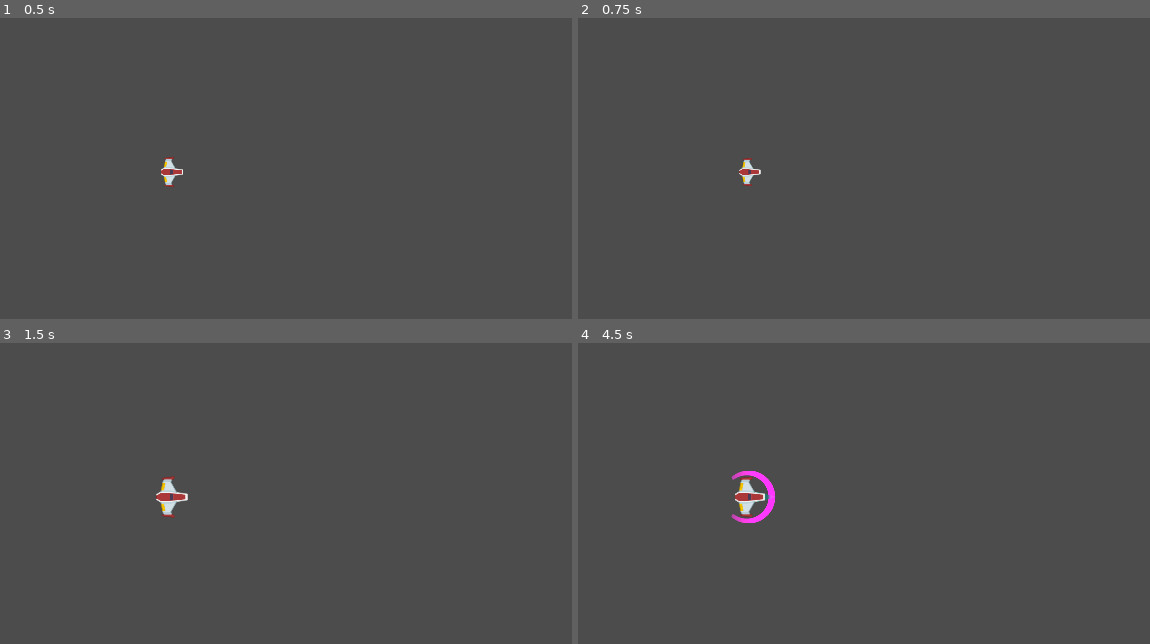
Above: before the commit, frames 1-4 (two rows, left to right).
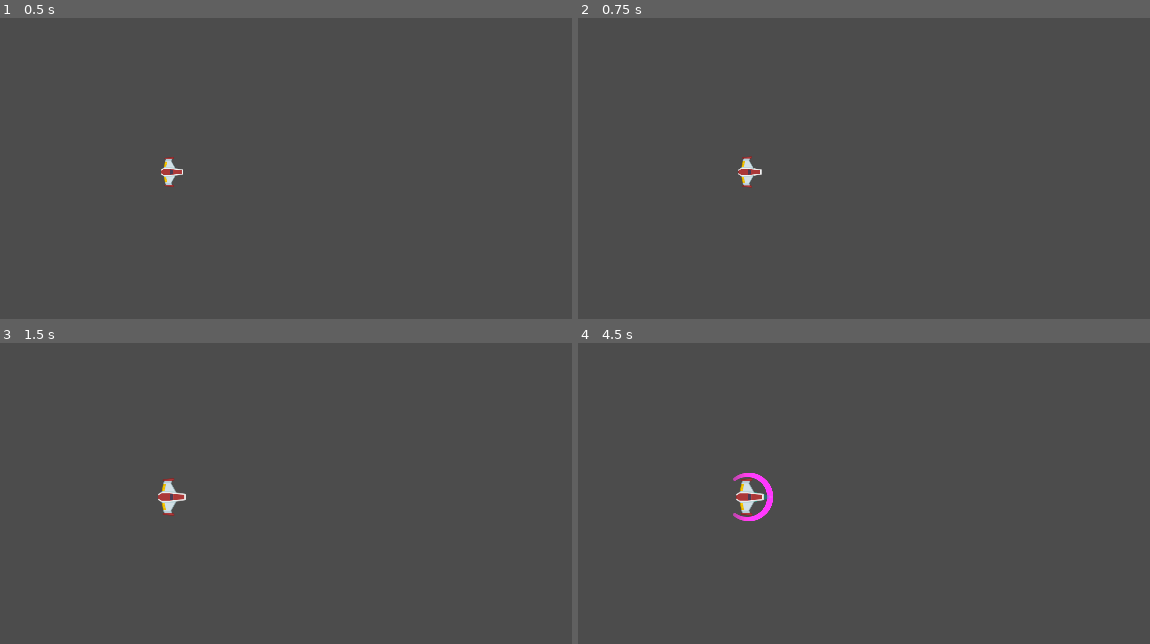
Above: after the commit, the same moments.

Repository: soyMoka/Meteoritos
Game: Godot game, scene res://Juego/Naves/Player.tscn
Two runs of this game, one before a commit and one after it. Both use one fixed random seed, a clock stepped at 60 frames per second and the inputs below. This scene is started directly instead of the project's main scene.
Inputs (mouse positions are in pixels of both pictures, inside the frame that each line leads up to):
- Up to frame 1 (0.5 s): no input
- Up to frame 2 (0.75 s): tap Enter at 0.5 s; move the mouse to (926, 150) at 0.52 s; hold Up (mover_adelante) from 0.53 s (still down); hold Mouse wheel up (Zoom_in) from 0.53 s (still down)
- Up to frame 3 (1.5 s): tap Mouse wheel down (Zoom_out) at 0.8, 1.35 s; move the mouse to (11, 520) at 1.27 s; release Up (mover_adelante) at 1.28 s; release Mouse wheel up (Zoom_in) at 1.28 s; hold Down (mover_atras) from 1.28 s (still down)
- Up to frame 4 (4.5 s): tap Q (recargar_laser, bound only after the commit) at 1.55, 3.8 s; move the mouse to (829, 397) at 2.02 s; release Down (mover_atras) at 2.03 s; hold Q (recargar_laser, bound only after the commit) 2.03-2.78 s; hold Up (mover_adelante) 2.03-3.53 s; tap Mouse wheel up (Zoom_in) at 2.3, 2.85 s; move the mouse to (709, 586) at 2.77 s; tap Mouse wheel down (Zoom_out) at 3.05 s; move the mouse to (989, 565) at 3.52 s; hold Mouse wheel down (Zoom_out) 3.53-4.28 s; hold Down (mover_atras) from 3.53 s (still down); tap Middle mouse button (escudo) at 4.15 s; move the mouse to (outside the picture) at 4.27 s; tap C (disparo_principal) at 4.35 s

Frame 1 is identical in both runs. In frame 2, 0.1% of the frame differs, in the area x 27-33%, y 45-57%; in frame 3, 0.2%; in frame 4, 0.4%, in the area x 26-35%, y 42-60%.

Commit message:
pequeño pulido, empieza la semana 4... al menos para mi

Diff:
--- a/Juego/Autoloads/Eventos.gd
+++ b/Juego/Autoloads/Eventos.gd
@@ -1,7 +1,7 @@
 extends Node
 
 signal disparo(proyectil)
-signal nave_destruida(position, explosiones)
+signal nave_destruida(naveposition, explosiones)
 signal spawn_meteorito(posicion, direccion, tamanio)
 signal meteorito_destruido(posicion)
 signal nave_en_sector_peligro(centro_camara, tipo_peligro, num_peligros)
--- /dev/null
+++ b/Juego/Estacion/EstacionRecarga.gd
@@ -0,0 +1,73 @@
+class_name EstacionRecarga
+extends Node2D
+
+
+## Atributos Export
+export var energia:float = 6.0
+export var radio_energia_entregada:float = 0.05
+
+
+##Atributos
+var nave_player:Player = null
+var player_en_zona:bool = false
+
+
+## Atributos Onready
+onready var carga_sfx:AudioStreamPlayer2D = $CargaSFX
+
+
+## Metodos
+func _unhandled_input(event: InputEvent) -> void:
+	if not puede_recargar(event):
+		return
+
+	controlar_energia()
+
+	if event.is_action("recargar_escudo")and player_en_zona:
+		nave_player.get_escudo().controlar_energia(radio_energia_entregada)
+	elif event.is_action("recargar_laser")and player_en_zona:
+		nave_player.get_laser().controlar_energia(radio_energia_entregada)
+
+## Metodos Custom
+func  puede_recargar(event:InputEvent) -> bool:
+	var hay_input = event.is_action('recargar_escudo') or event.is_action('recargar_laser')
+	if hay_input and player_en_zona and energia > 0.0:
+		if !carga_sfx.playing:
+			carga_sfx.play()
+		return true
+	elif (event.is_action_pressed('recargar_escudo')or event.is_action_pressed('recargar_laser') ) and player_en_zona and energia <= 0.0:
+			$VaciosSFX.play()
+	return false
+
+
+
+
+func controlar_energia() -> void:
+	energia -= radio_energia_entregada
+	if energia <= 0.0:
+		carga_sfx.stop()
+		$VaciosSFX.play()
+
+	# Solo Debug
+	print('Energia Estacion: ', energia)
+
+
+
+## Seniales internas
+
+func _on_AreaColision_body_entered(body: Node) -> void:
+	if body.has_method('destruir'):
+		body.destruir()
+
+func _on_AreaRecarga_body_entered(body: Node) -> void:
+	if body is Player:
+		nave_player = body
+		player_en_zona = true
+
+	body.set_gravity_scale(0.1)
+
+func _on_AreaRecarga_body_exited(body: Node) -> void:
+	player_en_zona = false
+	body.set_gravity_scale(0.0)
+	if carga_sfx.playing:
+		carga_sfx.stop()
--- /dev/null
+++ b/Juego/Estacion/EstacionRecarga.tscn
@@ -0,0 +1,130 @@
+[gd_scene load_steps=11 format=2]
+
+[ext_resource path="res://Juego/Estacion/EstacionRecarga.png" type="Texture" id=1]
+[ext_resource path="res://TemporalAssets/uipack-space/PNG/dotWhite.png" type="Texture" id=2]
+[ext_resource path="res://Juego/Estacion/EstacionRecarga.gd" type="Script" id=3]
+[ext_resource path="res://Juego/Estacion/VaciosSFX.ogg" type="AudioStream" id=4]
+[ext_resource path="res://Juego/Estacion/CargaSFX.ogg" type="AudioStream" id=5]
+
+[sub_resource type="CapsuleShape2D" id=1]
+radius = 70.0
+height = 150.0
+
+[sub_resource type="CircleShape2D" id=2]
+radius = 479.025
+
+[sub_resource type="Animation" id=5]
+length = 0.001
+tracks/0/type = "value"
+tracks/0/path = NodePath("AreaColision:rotation_degrees")
+tracks/0/interp = 1
+tracks/0/loop_wrap = true
+tracks/0/imported = false
+tracks/0/enabled = true
+tracks/0/keys = {
+"times": PoolRealArray( 0 ),
+"transitions": PoolRealArray( 1 ),
+"update": 0,
+"values": [ 360.0 ]
+}
+
+[sub_resource type="Animation" id=3]
+resource_name = "activado"
+length = 10.0
+tracks/0/type = "value"
+tracks/0/path = NodePath("AreaColision:rotation_degrees")
+tracks/0/interp = 1
+tracks/0/loop_wrap = true
+tracks/0/imported = false
+tracks/0/enabled = true
+tracks/0/keys = {
+"times": PoolRealArray( 0, 10 ),
+"transitions": PoolRealArray( 1, 1 ),
+"update": 0,
+"values": [ 0.0, 360.0 ]
+}
+tracks/1/type = "value"
+tracks/1/path = NodePath("AreaRecarga:scale")
+tracks/1/interp = 1
+tracks/1/loop_wrap = true
+tracks/1/imported = false
+tracks/1/enabled = true
+tracks/1/keys = {
+"times": PoolRealArray( 0, 0.6, 1, 1.5, 3.2, 4.2, 4.6, 5.1, 6.3, 7.1, 7.5, 8, 9.4 ),
+"transitions": PoolRealArray( 1, 1, 1, 1, 1, 1, 1, 1, 1, 1, 1, 1, 1 ),
+"update": 0,
+"values": [ Vector2( 1, 1 ), Vector2( 0.92, 0.92 ), Vector2( 0.9, 0.9 ), Vector2( 0.92, 0.92 ), Vector2( 1, 1 ), Vector2( 0.92, 0.92 ), Vector2( 0.9, 0.9 ), Vector2( 0.92, 0.92 ), Vector2( 1, 1 ), Vector2( 0.92, 0.92 ), Vector2( 0.9, 0.9 ), Vector2( 0.92, 0.92 ), Vector2( 1, 1 ) ]
+}
+
+[sub_resource type="Animation" id=4]
+resource_name = "default"
+length = 0.001
+step = 1.0
+tracks/0/type = "value"
+tracks/0/path = NodePath("AreaColision:rotation_degrees")
+tracks/0/interp = 1
+tracks/0/loop_wrap = true
+tracks/0/imported = false
+tracks/0/enabled = true
+tracks/0/keys = {
+"times": PoolRealArray( 0 ),
+"transitions": PoolRealArray( 1 ),
+"update": 0,
+"values": [ 0.0 ]
+}
+tracks/1/type = "value"
+tracks/1/path = NodePath("AreaRecarga:scale")
+tracks/1/interp = 1
+tracks/1/loop_wrap = true
+tracks/1/imported = false
+tracks/1/enabled = true
+tracks/1/keys = {
+"times": PoolRealArray( 0 ),
+"transitions": PoolRealArray( 1 ),
+"update": 0,
+"values": [ Vector2( 1, 1 ) ]
+}
+
+[node name="EstacionRecarga" type="Node2D"]
+script = ExtResource( 3 )
+
+[node name="AreaColision" type="Area2D" parent="."]
+rotation = 6.28319
+collision_layer = 0
+
+[node name="CollisionShape2D" type="CollisionShape2D" parent="AreaColision"]
+shape = SubResource( 1 )
+
+[node name="SpriteEstacio" type="Sprite" parent="AreaColision"]
+texture = ExtResource( 1 )
+
+[node name="AreaRecarga" type="Area2D" parent="."]
+collision_layer = 0
+space_override = 1
+gravity_point = true
+gravity = 1000.0
+
+[node name="CollisionShape2D" type="CollisionShape2D" parent="AreaRecarga"]
+shape = SubResource( 2 )
+
+[node name="SpriteZonaRecarga" type="Sprite" parent="AreaRecarga"]
+modulate = Color( 0.0313726, 0.639216, 0.705882, 0.129412 )
+scale = Vector2( 45.1667, 45.1667 )
+z_index = -1
+texture = ExtResource( 2 )
+
+[node name="AnimationPlayer" type="AnimationPlayer" parent="."]
+autoplay = "activado"
+anims/RESET = SubResource( 5 )
+anims/activado = SubResource( 3 )
+anims/default = SubResource( 4 )
+
+[node name="CargaSFX" type="AudioStreamPlayer2D" parent="."]
+stream = ExtResource( 5 )
+
+[node name="VaciosSFX" type="AudioStreamPlayer2D" parent="."]
+stream = ExtResource( 4 )
+
+[connection signal="body_entered" from="AreaColision" to="." method="_on_AreaColision_body_entered"]
+[connection signal="body_entered" from="AreaRecarga" to="." method="_on_AreaRecarga_body_entered"]
+[connection signal="body_exited" from="AreaRecarga" to="." method="_on_AreaRecarga_body_exited"]
--- a/Juego/Naves/Camera2D.gd
+++ b/Juego/Naves/Camera2D.gd
@@ -18,4 +18,4 @@
 func controlar_zoom(mod_zoom:float)->void:
 	var zoom_x =clamp(zoom.x + mod_zoom, zoom_min, zoom_max)
 	var zoom_y =clamp(zoom.y + mod_zoom, zoom_min, zoom_max)
-	zoom_suavizado(zoom_x, zoom_y, 015)
+	zoom_suavizado(zoom_x, zoom_y, 0.15)
--- a/Juego/Naves/Escudo.gd
+++ b/Juego/Naves/Escudo.gd
@@ -4,10 +4,10 @@
 
 
 ## Variavles
-var esta_activado:bool = false
-
+var esta_activado:bool = false setget ,get_esta_activado
+var energia_original = energia
 ## Variables Export
-export var energia:float= 500.0
+export var energia:float= 10.0
 export var radio_desgaste = -1.6
 
 
@@ -18,17 +18,24 @@
 
 ## Metodos
 func _ready() -> void:
+	energia_original = energia
 	set_process(false)
 	controlar_colisionador(true)
 
 
 func _process(delta: float) -> void:
-	energia += radio_desgaste + delta
+	controlar_energia(radio_desgaste * delta)
 
-	if energia<=0.0:
+
+## Metodos Custom
+func controlar_energia(consumo:float)->void:
+	energia += consumo
+
+	if energia > energia_original:
+		energia = energia_original
+	elif energia <= 0.0:
 		desactivar()
 
-## Metodos Custom
 func controlar_colisionador(esta_desactivado:bool)->void:
 	$CollisionShape2D.set_deferred('disabled', esta_desactivado)
 
--- a/Juego/Naves/Player.gd
+++ b/Juego/Naves/Player.gd
@@ -18,12 +18,22 @@
 
 ## Atributos
 onready var canion:Canion = $Canion
-onready var laser:RayoLaser = $LaserBeam2D
+onready var laser:RayoLaser = $LaserBeam2D setget ,get_laser
 onready var estela:Estela = $EstelaPuntInicial/Trail2D
 onready var motor_sfx:Motor = $MotorSFX
 onready var colisionador:CollisionShape2D = $CollisionShape2D
 onready var danio_sfx:AudioStreamPlayer = $DanioSFX
-onready var escudo:Escudo = $Escudo
+onready var escudo:Escudo = $Escudo setget ,get_escudo
+
+
+## Setters y Getters
+func get_laser() ->RayoLaser:
+	return laser
+
+func get_escudo() ->Escudo:
+	return escudo
+
+
 
 ## Metodos
 func _ready()->void:
@@ -45,6 +55,8 @@
 	## Control escudo
 	if event.is_action_pressed("escudo") and not escudo.get_esta_activado():
 		escudo.activar()
+	elif event.is_action_pressed("escudo") and escudo.get_esta_activado():
+		escudo.desactivar()
 
 
 	## Control de estela y motor
@@ -87,7 +99,7 @@
 			colisionador.set_deferred('disabled',true)
 			 #el tuto esta true
 			canion.set_puede_disparar(false)
-			Eventos.emit_signal('nave_destruida', global_position, 3)
+			Eventos.emit_signal('nave_destruida', self, global_position, 3)
 			queue_free()
 		_:
 			print('ERROR de estado')
--- a/Juego/Niveles/Nivel.gd
+++ b/Juego/Niveles/Nivel.gd
@@ -25,13 +25,23 @@
 	crear_contenedores()
 
 
-## Metodos Custom
+## Conexion señales externas
+
+
 func conectar_seniales() -> void:
 	Eventos.connect("disparo", self, '_on_disparo')
 	Eventos.connect("nave_destruida", self, '_on_nave_destruida')
 	Eventos.connect("spawn_meteorito", self, "_on_spawn_meteoritos")
 	Eventos.connect("meteorito_destruido", self, "_on_meteorito_destruido")
 	Eventos.connect("nave_en_sector_peligro", self, '_on_nave_en_sector_peligro')
+
+## Metodos Custom
+
+func crear_posicion_aleatoria(rango_horizontal: float, rango_vertical: float) ->Vector2:
+	randomize()
+	var rand_x = rand_range(-rango_horizontal, rango_horizontal)
+	var rand_y = rand_range(-rango_vertical, rango_vertical)
+	return Vector2(rand_x, rand_y)
 
 
 func crear_contenedores() -> void:
@@ -47,8 +57,8 @@
 	add_child(contenedor_proyectiles)
 
 
-func _on_disparo(proyectil:ProyectilPlayer) -> void:
-	add_child(proyectil)
+func _on_disparo(proyectl:ProyectilPlayer) ->void:
+	contenedor_proyectiles.add_child(proyectl)
 
 
 func crear_sector_meteoritos(centro_camara:Vector2, numero_peligros:int) ->void:
@@ -110,10 +120,17 @@
 
 
 ## Conexion señales externas
-func _on_nave_destruida(position:Vector2, num_explosiones:int) ->void :
+func _on_nave_destruida(nave:Player, position:Vector2, num_explosiones:int) ->void :
+	if nave is Player:
+		transicion_camaras(
+			position,
+			position + crear_posicion_aleatoria(-200.0, 200.0),
+			camara_nivel,
+			tiempo_transicion_camara
+		)
 	for i in range(num_explosiones):
 		var new_explosion:Node2D = explosion.instance()
-		new_explosion.global_position = position
+		new_explosion.global_position = position + crear_posicion_aleatoria(100.0, 50.0)
 		add_child(new_explosion)
 		yield(get_tree().create_timer(0.6),"timeout")
 
--- a/Juego/Niveles/NivelTest.tscn
+++ b/Juego/Niveles/NivelTest.tscn
@@ -11,6 +11,7 @@
 [ext_resource path="res://Juego/Niveles/Fondos/blueBack.png" type="Texture" id=9]
 [ext_resource path="res://Juego/Meteorito/SectorMeteoritos.tscn" type="PackedScene" id=10]
 [ext_resource path="res://Juego/Niveles/CamaraJuego.gd" type="Script" id=11]
+[ext_resource path="res://Juego/Estacion/EstacionRecarga.tscn" type="PackedScene" id=12]
 
 [node name="NivelTest" type="Node2D"]
 script = ExtResource( 2 )
@@ -29,21 +30,23 @@
 position = Vector2( 647, 516 )
 
 [node name="ParallaxBackground" type="ParallaxBackground" parent="."]
+scroll_ignore_camera_zoom = true
 
 [node name="ParallaxLayer" type="ParallaxLayer" parent="ParallaxBackground"]
-motion_scale = Vector2( 0.9, 0.9 )
-motion_mirroring = Vector2( 256, 256 )
+motion_mirroring = Vector2( 1920, 1080 )
 
 [node name="TextureRect" type="TextureRect" parent="ParallaxBackground/ParallaxLayer"]
-margin_right = 1934.0
-margin_bottom = 1099.0
+margin_left = -167.0
+margin_top = 492.0
+margin_right = 1767.0
+margin_bottom = 1591.0
 texture = ExtResource( 9 )
 stretch_mode = 2
 
 [node name="TriggersLluviaMeteoritos" type="Node" parent="."]
 
 [node name="SectorDePeligro" parent="TriggersLluviaMeteoritos" instance=ExtResource( 6 )]
-position = Vector2( 1356, 705 )
+position = Vector2( 1684, 1023 )
 
 [node name="CameraNivel" type="Camera2D" parent="."]
 script = ExtResource( 11 )
@@ -52,4 +55,9 @@
 
 [node name="Icon" type="Sprite" parent="."]
 
+[node name="ContenedorEstaciones" type="Node" parent="."]
+
+[node name="EstacionDeRecarga" parent="ContenedorEstaciones" instance=ExtResource( 12 )]
+position = Vector2( 1140, 1934 )
+
 [connection signal="tween_completed" from="CameraNivel/TweenCamara" to="." method="_on_TweenCamara_tween_completed"]
--- a/Juego/Proyectiles/Laser/LaserBeam2D.gd
+++ b/Juego/Proyectiles/Laser/LaserBeam2D.gd
@@ -12,12 +12,15 @@
 # Base duration of the tween animation in seconds.
 export var growth_time := 0.1
 
+export var radio_danio := 5.0
+export var energia:float = 4.0
+export var radio_desgaste: float=-1.0
+
 # If `true`, the laser is firing.
 # It plays appearing and disappearing animations when it's not animating.
 # See `appear()` and `disappear()` for more information.
 var is_casting := false setget set_is_casting
-var radio_danio := 5.0
-
+var energia_original = energia
 
 onready var fill := $FillLine2D
 onready var tween := $Tween
@@ -30,6 +33,7 @@
 
 
 func _ready() -> void:
+	energia_original = energia
 	set_physics_process(false)
 	fill.points[1] = Vector2.ZERO
 
@@ -62,6 +66,13 @@
 # Controls the emission of particles and extends the Line2D to `cast_to` or the ray's
 # collision point, whichever is closest.
 func cast_beam(delta:float) -> void:
+
+	if energia <= 0.0:
+		set_is_casting(false)
+		false
+
+	controlar_energia(radio_desgaste*delta)
+
 	var cast_point := cast_to
 
 	force_raycast_update()
@@ -78,6 +89,11 @@
 	beam_particles.position = cast_point * 0.5
 	beam_particles.process_material.emission_box_extents.x = cast_point.length() * 0.5
 
+func controlar_energia(consumo:float)->void:
+	energia += consumo
+	if energia > energia_original:
+		energia = energia_original
+
 
 func appear() -> void:
 	if tween.is_active():
--- a/project.godot
+++ b/project.godot
@@ -29,6 +29,11 @@
 "language": "GDScript",
 "path": "res://Juego/Naves/Escudo.gd"
 }, {
+"base": "Node2D",
+"class": "EstacionRecarga",
+"language": "GDScript",
+"path": "res://Juego/Estacion/EstacionRecarga.gd"
+}, {
 "base": "Line2D",
 "class": "Estela",
 "language": "GDScript",
@@ -84,6 +89,7 @@
 "CamaraPlayer": "",
 "Canion": "",
 "Escudo": "",
+"EstacionRecarga": "",
 "Estela": "",
 "ExplosionMeteorito": "",
 "Meteorito": "",
@@ -180,6 +186,16 @@
 , Object(InputEventKey,"resource_local_to_scene":false,"resource_name":"","device":0,"alt":false,"shift":false,"control":false,"meta":false,"command":false,"pressed":false,"scancode":0,"physical_scancode":16777347,"unicode":0,"echo":false,"script":null)
  ]
 }
+recargar_escudo={
+"deadzone": 0.5,
+"events": [ Object(InputEventKey,"resource_local_to_scene":false,"resource_name":"","device":0,"alt":false,"shift":false,"control":false,"meta":false,"command":false,"pressed":false,"scancode":0,"physical_scancode":82,"unicode":0,"echo":false,"script":null)
+ ]
+}
+recargar_laser={
+"deadzone": 0.5,
+"events": [ Object(InputEventKey,"resource_local_to_scene":false,"resource_name":"","device":0,"alt":false,"shift":false,"control":false,"meta":false,"command":false,"pressed":false,"scancode":0,"physical_scancode":81,"unicode":0,"echo":false,"script":null)
+ ]
+}
 
 [layer_names]
 
Not shown, added: Juego/Estacion/CargaSFX.ogg.import
Binary file added: Juego/Estacion/EstacionRecarga.png
Not shown, added: Juego/Estacion/EstacionRecarga.png.import
Not shown, added: Juego/Estacion/VaciosSFX.ogg.import
Not shown: 1 places in Juego/Niveles/NivelTest.tscn that only renumber resources
Not shown, added: Juego/Estacion/CargaSFX.ogg
Not shown, added: Juego/Estacion/VaciosSFX.ogg
